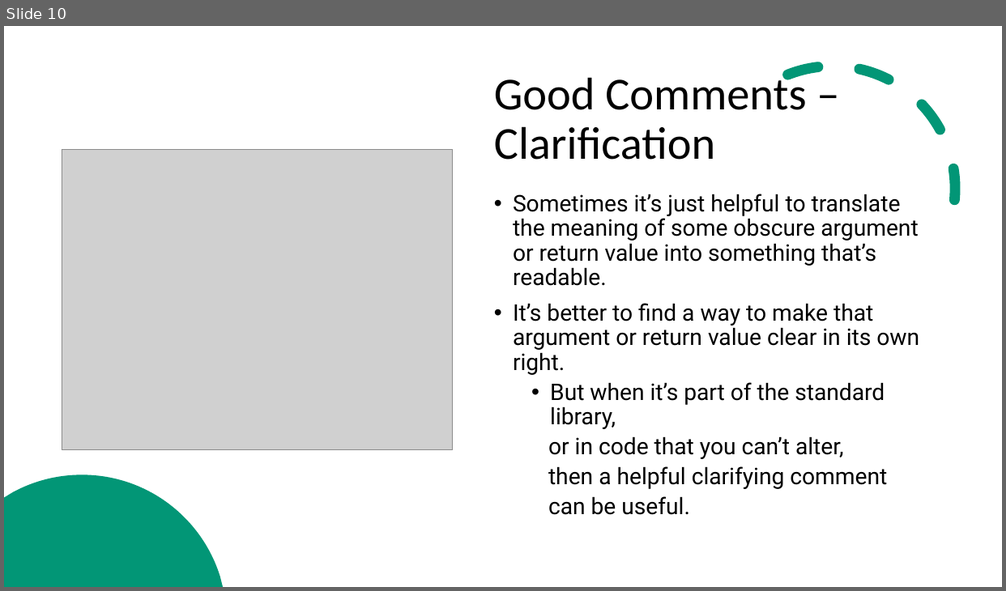
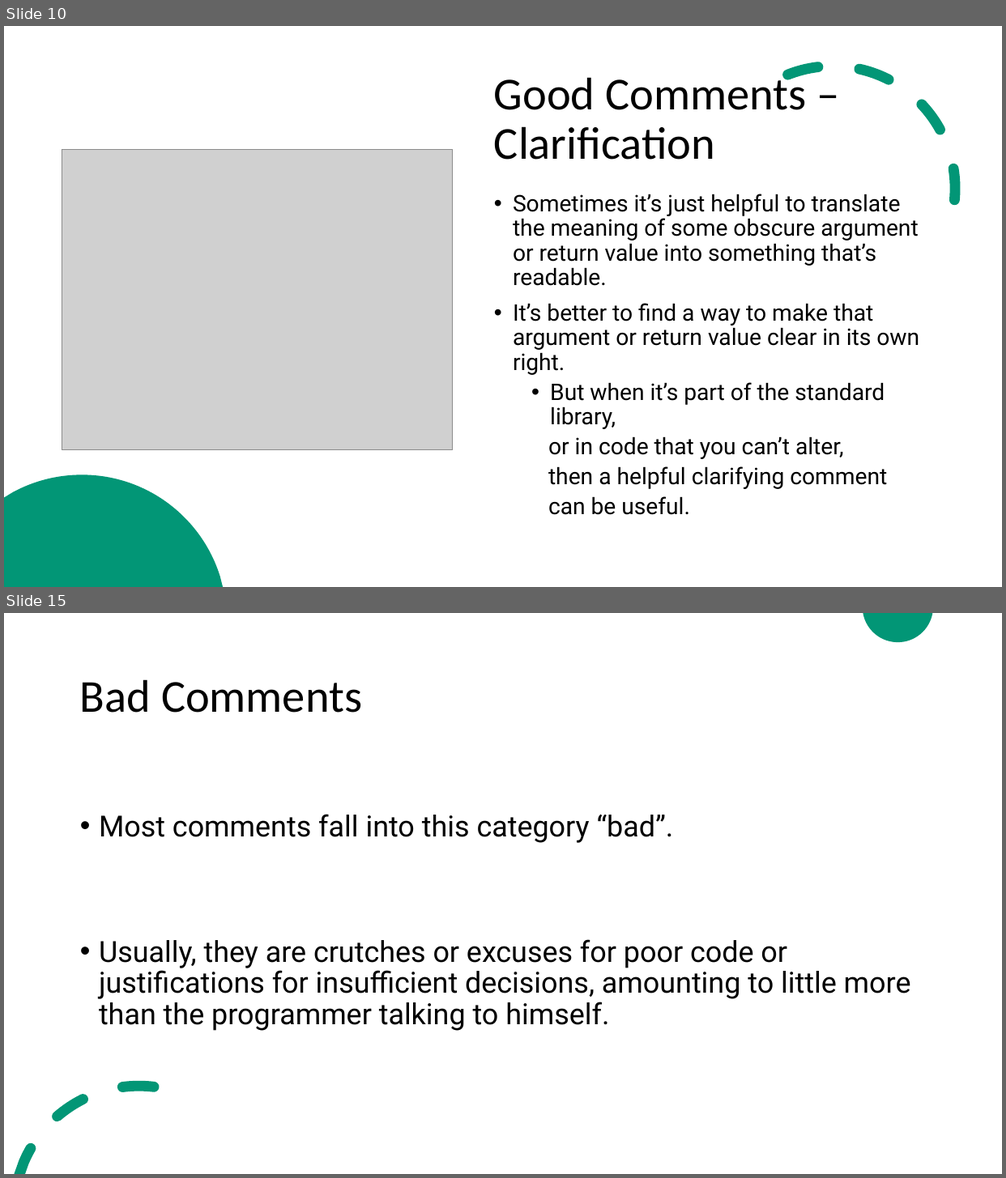
Before and after one commit to ZeinaZayed4/clean-code, a slide deck: Clean Code - Chapter 4.pptx. Shown one above the other, each under a label of ours: slide 10 before the commit, slides 10 and 15 after it; the slides between them are not shown. The pictures are 1006x591 and 1006x1178 pixels, drawn with LibreOffice and Linux fonts; fonts in the diff are those of the drawing; grey boxes stand for pictures. Boxes give left, top, right and bottom in pixels: in the first picture for what was removed or moved away, otherwise in the second. Text is boxed around its words. In the diff, an @@ line names an element or a change of style, - is before the commit and + after.

```diff
--- a/Clean Code - Chapter 4.pptx
+++ b/Clean Code - Chapter 4.pptx
@@ slide 15 added at (x1=4, y1=613, x2=1002, y2=1174), background #FFFFFF; not listed: 2 template elements that a slide beside it also shows @@
@@ title added at (x1=80, y1=679, x2=362, y2=713), 44 pt, text #000000 @@
+Bad Comments
@@ text added at (x1=99, y1=814, x2=911, y2=1031), 28 pt, text #000000 @@
+• Most comments fall into this category “bad”.
+• Usually, they are crutches or excuses for poor code or justifications for insufficient decisions, amounting to little more than the programmer talking to himself.
```
Also in this commit, not shown: 7 other slides added.
